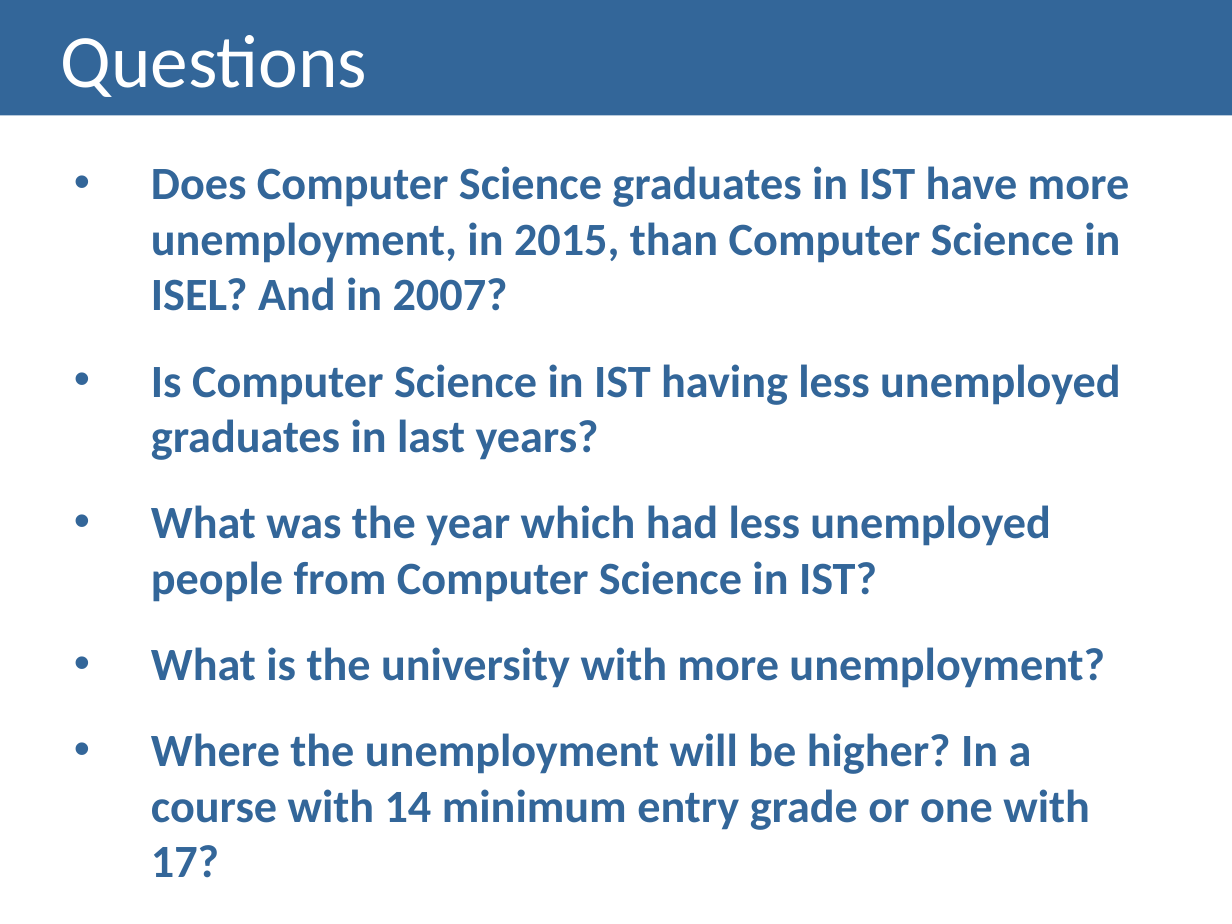
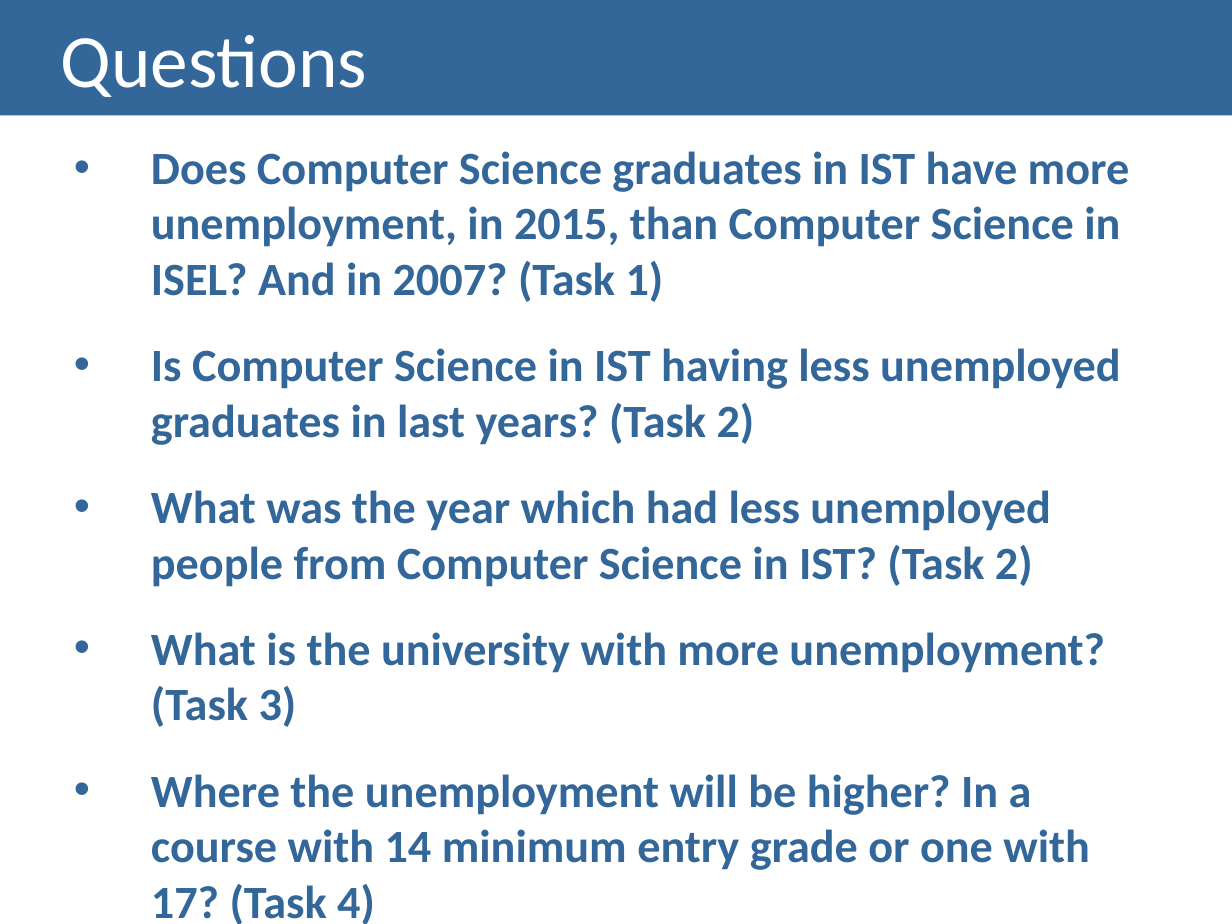
Before and after one commit to Strabox/Higher-Education-Unemployment-Portugal, a slide deck: slide 10 of I-Checkpoint/I-Checkpoint Presentation.pptx. Drawn at 1232x924 pixels with LibreOffice and Linux fonts; fonts in the diff are those of the drawing. Boxes give left, top, right and bottom in pixels: in the first picture for what was removed or moved away, otherwise in the second. Text is boxed around its words. In the diff, an @@ line names an element or a change of style, - is before the commit and + after.

Commit message:
task N

```diff
--- a/I-Checkpoint/I-Checkpoint Presentation.pptx
+++ b/I-Checkpoint/I-Checkpoint Presentation.pptx
@@ text at (x1=151, y1=151, x2=1130, y2=924): text changed @@
-      • Does Computer Science graduates in IST have more unemployment, in 2015, than Computer Science in ISEL? And in 2007?
-      • Is Computer Science in IST having less unemployed graduates in last years?
-      • What was the year which had less unemployed people from Computer Science in IST?
-      • What is the university with more unemployment?
-      • Where the unemployment will be higher? In a course with 14 minimum entry grade or one with 17?
+      • Does Computer Science graduates in IST have more unemployment, in 2015, than Computer Science in ISEL? And in 2007? (Task 1)
+      • Is Computer Science in IST having less unemployed graduates in last years? (Task 2)
+      • What was the year which had less unemployed people from Computer Science in IST? (Task 2)
+      • What is the university with more unemployment? (Task 3)
+      • Where the unemployment will be higher? In a course with 14 minimum entry grade or one with 17? (Task 4)
```
